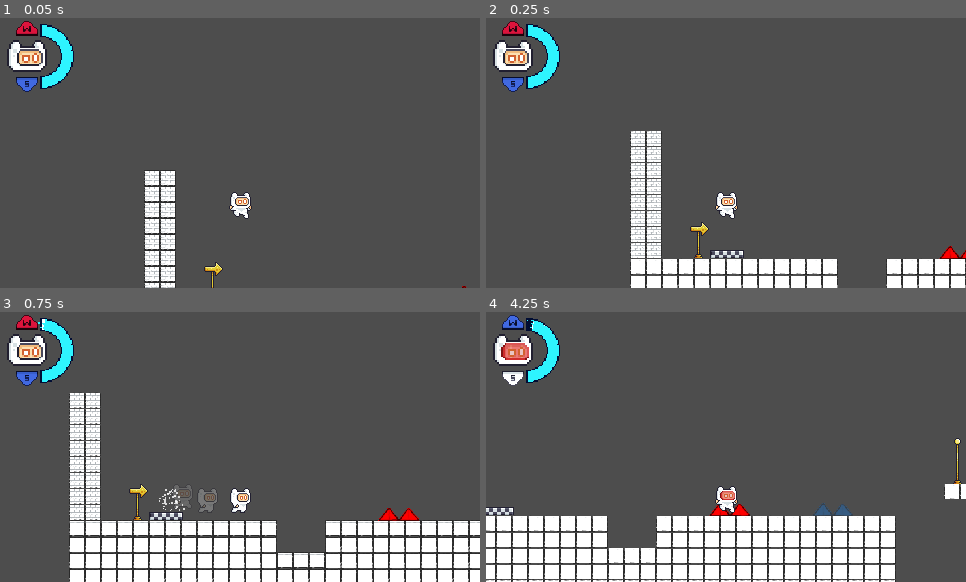
Above: before the commit, frames 1-4 (two rows, left to right).
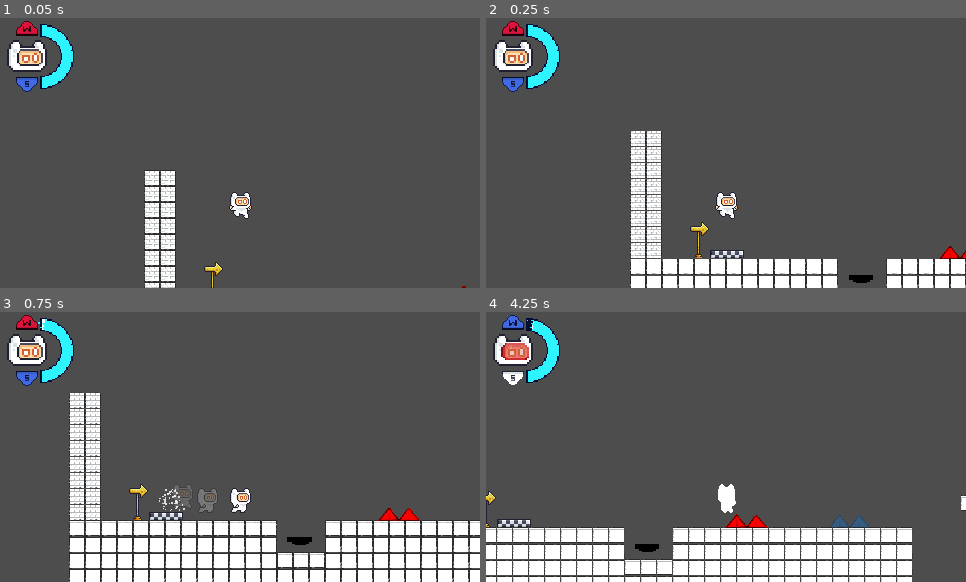
Above: after the commit, the same moments.

Repository: Naathan404/UITxVNG-Group08-NaNaNaNa
Game: Godot game, scene res://dummy_level.tscn
Two runs of this game, one before a commit and one after it. Both use one fixed random seed, a clock stepped at 60 frames per second and the inputs below.
Inputs:
- Up to frame 1 (0.05 s): no input
- Up to frame 2 (0.25 s): no input
- Up to frame 3 (0.75 s): hold D (right) from 0.53 s (still down); tap Shift (dash) at 0.6 s
- Up to frame 4 (4.25 s): tap Space (jump) at 0.77, 0.8, 1.07, 1.35, 1.52, 1.82, 2.3, 3.02, 3.32, 3.77, 3.8, 4.07 s; tap Shift (dash) at 1.55, 2.1, 3.05 s; release D (right) at 2.03 s; hold A (left) 2.03-2.78 s; hold D (right) from 2.78 s (still down); tap Down (mask_scroll_down) at 2.85 s; hold Up (mask_scroll_up) from 3.53 s (still down)

Frame 1 is identical in both runs. In frame 2, 0.1% of the frame differs, in the area x 75-81%, y 95-99%; in frame 3, 0.1%; in frame 4, 12%, in the area x 0-100%, y 46-100%.

Commit message:
fix: double jump when airbone and player press jump button

Diff:
--- a/dummy_level.tscn
+++ b/dummy_level.tscn
@@ -7,6 +7,7 @@
 [ext_resource type="PackedScene" uid="uid://o2swfy8nb5vw" path="res://scenes/objects/start_point.tscn" id="4_ijhar"]
 [ext_resource type="PackedScene" uid="uid://ho26j06i70e2" path="res://scenes/objects/oxygen_tank.tscn" id="5_m1u62"]
 [ext_resource type="PackedScene" uid="uid://dlgeyb04nwcim" path="res://scenes/objects/platform.tscn" id="6_lenjp"]
+[ext_resource type="PackedScene" uid="uid://bxfwohumvbatw" path="res://scenes/objects/jump_pad.tscn" id="7_v73y7"]
 
 [sub_resource type="TileSetAtlasSource" id="TileSetAtlasSource_d66et"]
 texture = ExtResource("1_d66et")
@@ -1412,4 +1413,7 @@
 position = Vector2(1004, 104)
 move_offset = Vector2(50, 0)
 
+[node name="JumpPad" parent="World" unique_id=684038686 instance=ExtResource("7_v73y7")]
+position = Vector2(134, 123)
+
 [node name="Player" parent="." unique_id=65356844 instance=ExtResource("2_iuwya")]
--- a/scripts/player/base_character.gd
+++ b/scripts/player/base_character.gd
@@ -26,6 +26,8 @@
 @onready var left_raycast: RayCast2D = $LeftRay
 @onready var right_raycast: RayCast2D = $RightRay
 @export var corner_correction_speed: float = 6.0	# tốc độ đẩy ra khi trúng góc
+
+var current_anim_name: String = ""
 
 
 var fsm: FSM = null
@@ -108,6 +110,7 @@
 
 # Change the animation of the character on the next frame
 func change_animation(new_animation: String) -> void:
+	current_anim_name = new_animation
 	_next_animation = new_animation
 
 # Change the direction of the character on the last frame
--- a/scripts/player/player.gd
+++ b/scripts/player/player.gd
@@ -11,6 +11,7 @@
 var flash_oxygen: float
 var is_dead: bool = false
 var is_oxygen_decreased_by_other_source: bool = false
+
 
 ### Mask
 enum MaskType { NONE, RED, BLUE }
@@ -114,8 +115,27 @@
 
 	print("[Player] Đổi sang mặt nạ ", mask_type)
 
-	if fsm and fsm.current_state:
-		fsm.current_state._enter()
+	if current_anim_name != "":
+		if current_anim_name == "idle" or current_anim_name == "idle_red" or current_anim_name == "idle_blue":
+			if mask_type == MaskType.NONE: change_animation("idle")
+			elif mask_type == MaskType.RED: change_animation("idle_red")
+			elif mask_type == MaskType.BLUE: change_animation("idle_blue")
+		elif (current_anim_name == "run" or current_anim_name == "run_red" or current_anim_name == "run_blue"):
+			if mask_type == MaskType.NONE: change_animation("run")
+			elif mask_type == MaskType.RED: change_animation("run_red")
+			elif mask_type == MaskType.BLUE: change_animation("run_blue")
+		elif (current_anim_name == "jump" or current_anim_name == "jump_red" or current_anim_name == "jump_blue"):
+			if mask_type == MaskType.NONE: change_animation("jump")
+			elif mask_type == MaskType.RED: change_animation("jump_red")
+			elif mask_type == MaskType.BLUE: change_animation("jump_blue")
+		elif (current_anim_name == "fall" or current_anim_name == "fall_red" or current_anim_name == "fall_blue"):
+			if mask_type == MaskType.NONE: change_animation("fall")
+			elif mask_type == MaskType.RED: change_animation("fall_red")
+			elif mask_type == MaskType.BLUE: change_animation("fall_blue")
+		elif (current_anim_name == "dash" or current_anim_name == "dash_red" or current_anim_name == "dash_blue"):
+			if mask_type == MaskType.NONE: change_animation("dash")
+			elif mask_type == MaskType.RED: change_animation("dash_red")
+			elif mask_type == MaskType.BLUE: change_animation("dash_blue")
 
 	get_tree().call_group("spikes", "update_spike_state", mask_type)
 
@@ -128,7 +148,7 @@
 	is_oxygen_regen = true
 	flash_oxygen = current_oxygen;
 	flash_oxygen += amount;
-	#flash_oxygen = clamp(flash_oxygen, 0.0, max_oxygen)
+	flash_oxygen = clamp(flash_oxygen, 0.0, max_oxygen)
 
 	if game_ui:
 		game_ui._update_oxygen_bar_regen(current_oxygen, flash_oxygen, max_oxygen, mask_type, is_oxygen_regen)
--- a/scripts/ui/game_ui.gd
+++ b/scripts/ui/game_ui.gd
@@ -57,8 +57,6 @@
 	oxygen_bar.value = current_oxygen
 	oxygen_bar.tint_progress = Color(0.181, 0.956, 1.0)
 	oxygen_particle.color = Color(0.181, 0.956, 1.0)
-
-
 
 	if mask_type != 0 or is_oxygen_decreased: # != MaskType.NONE
 		_handle_oxygen_particle(current_oxygen, max_oxygen)
